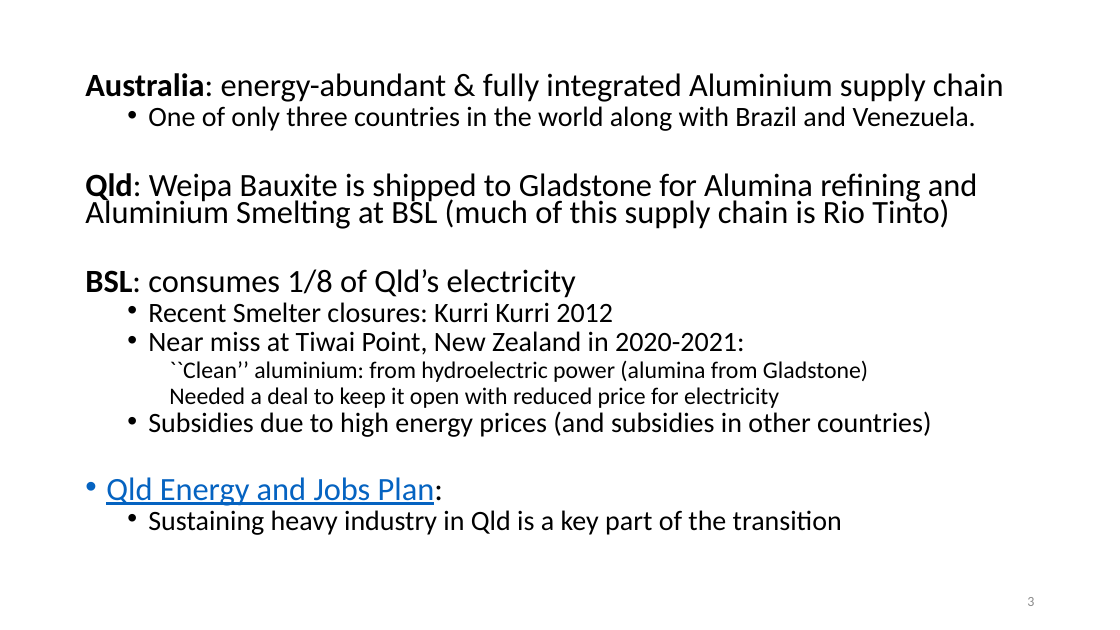
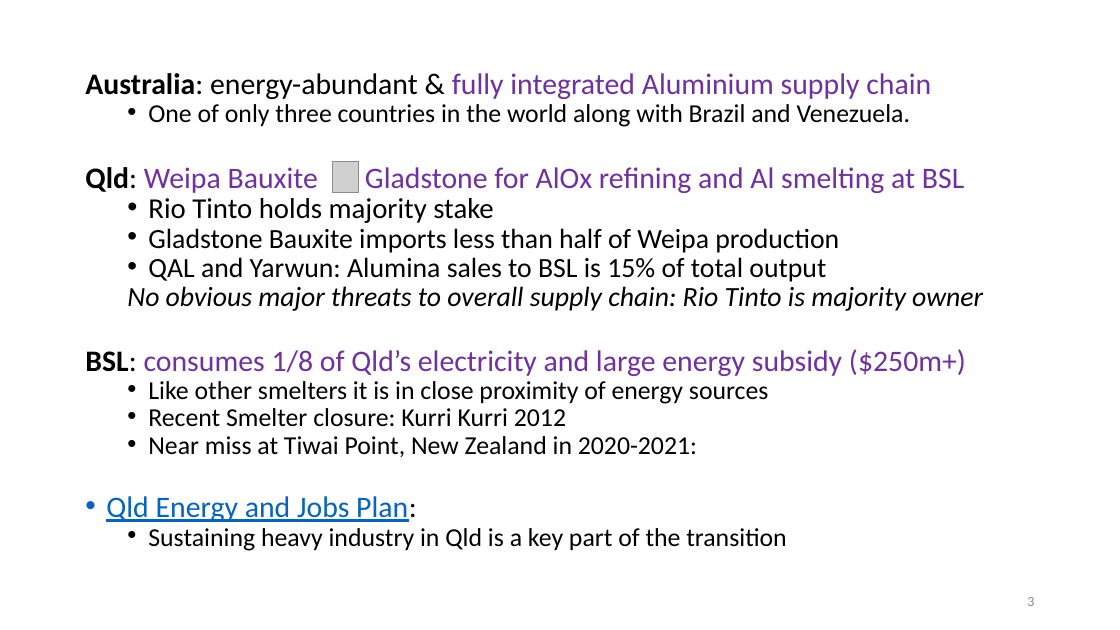
Before and after one commit to patrickocal/gladstone, a slide deck: slide 3 of powerpoint/glad-slides.pptx. Drawn at 1120x630 pixels with LibreOffice and Linux fonts; fonts in the diff are those of the drawing; grey boxes stand for pictures. Boxes give left, top, right and bottom in pixels: in the first picture for what was removed or moved away, otherwise in the second. Text is boxed around its words. In the diff, an @@ line names an element or a change of style, - is before the commit and + after.

```diff
--- a/powerpoint/glad-slides.pptx
+++ b/powerpoint/glad-slides.pptx
@@ text at (85,73,931,551): size 27.8 to 25.5 pt in "Australia: energy-abundant & fully integrated Aluminium supp ...", "Qld Energy and Jobs Plan:"; text colour #000000 to #7030A0 in "fully integrated Aluminium supply chain"; size 24.1 to 22.1 pt in "One of only three countries in the ...", "Near miss at Tiwai Point, New Zealand ...", "Sustaining heavy industry in Qld is a ..." @@
@@ text at (85,167,983,427): text changed; size 27.8 to 23.8 pt @@
-Qld: Weipa Bauxite is shipped to Gladstone for Alumina refining and Aluminium Smelting at BSL (much of this supply chain is Rio Tinto)
-BSL: consumes 1/8 of Qld’s electricity
-  • Recent Smelter closures: Kurri Kurri 2012
+Qld: Weipa Bauxite Gladstone for AlOx refining and Al smelting at BSL
+  • Rio Tinto holds majority stake
+  • Gladstone Bauxite imports less than half of Weipa production
+  • QAL and Yarwun: Alumina sales to BSL is 15% of total output
+  No obvious major threats to overall supply chain: Rio Tinto is majority owner
+BSL: consumes 1/8 of Qld’s electricity and large energy subsidy ($250m+)
+  • Like other smelters it is in close proximity of energy sources
+  • Recent Smelter closure: Kurri Kurri 2012
@@ picture added at (333,161,359,192) @@
@@ text at (148,360,931,437): paragraphs removed @@
-    ``Clean’’ aluminium: from hydroelectric power (alumina from Gladstone)
-    Needed a deal to keep it open with reduced price for electricity
-  • Subsidies due to high energy prices (and subsidies in other countries)
```
Also in this commit, not shown: 13 other slides changed, 2 slides removed, 2 other files.
